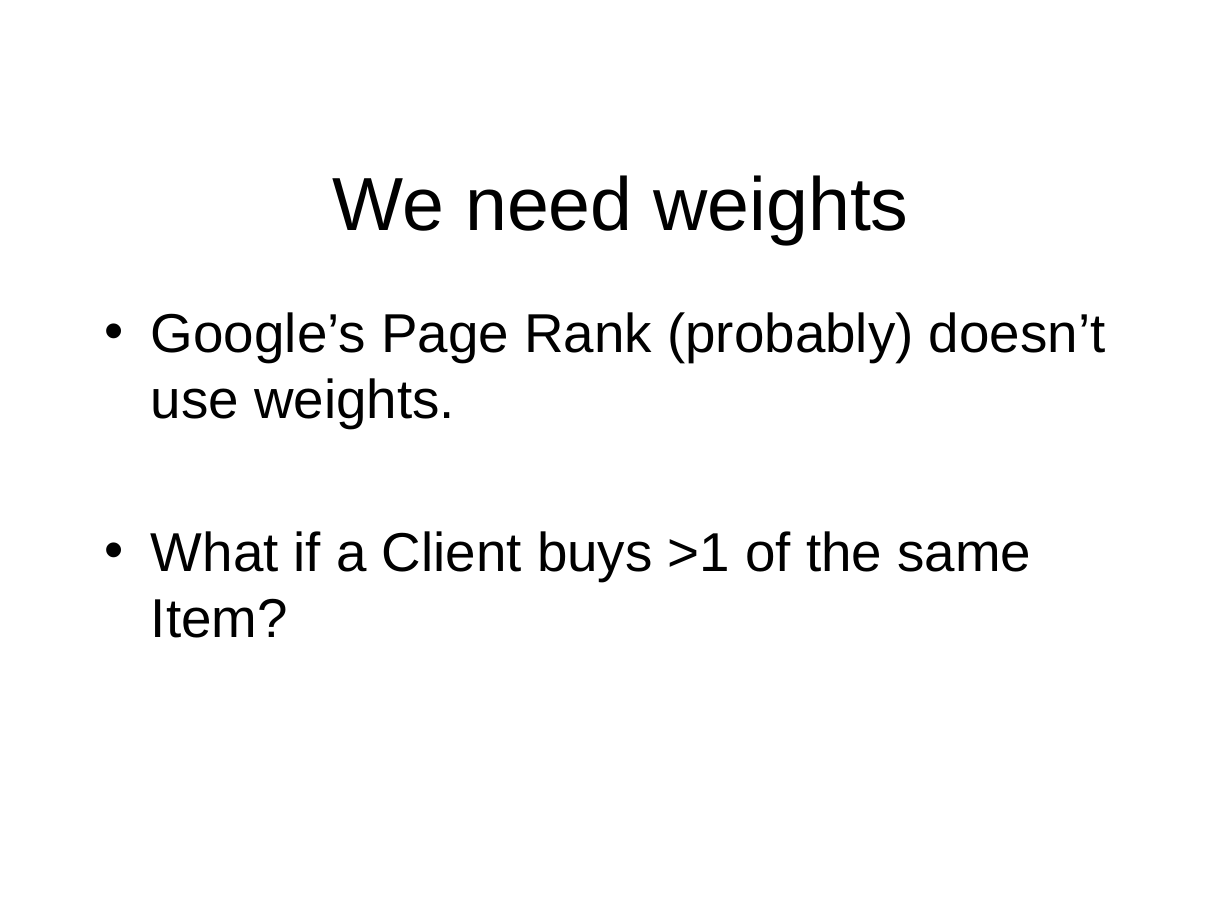
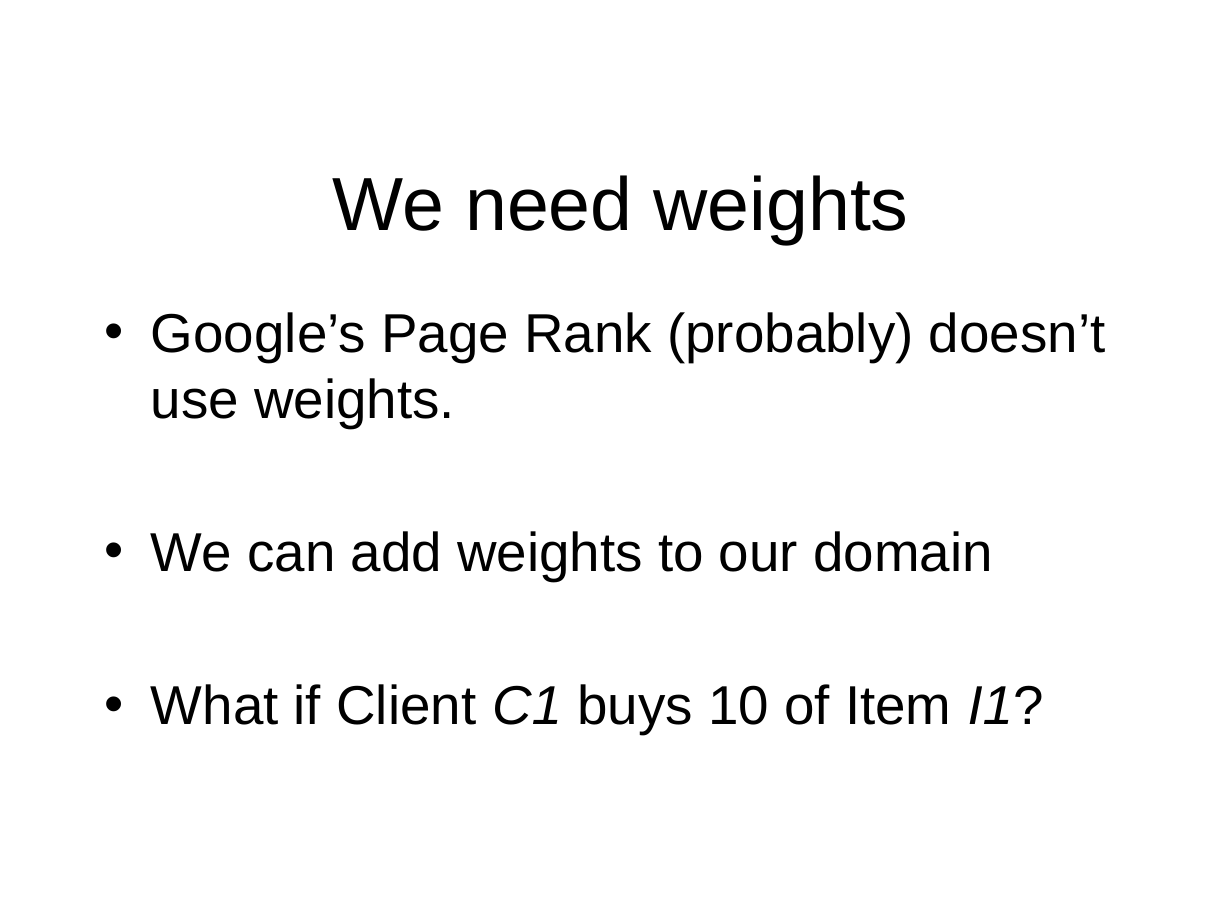
Before and after one commit to nicomp42/CS7081Spring2016Group01FinalProject, a slide deck: slide 7 of Team 01 Final Project.pptx. Drawn at 1232x924 pixels with LibreOffice and Linux fonts; fonts in the diff are those of the drawing; background and template pictures are left out. Boxes give left, top, right and bottom in pixels: in the first picture for what was removed or moved away, otherwise in the second. Text is boxed around its words. In the diff, an @@ line names an element or a change of style, - is before the commit and + after.

```diff
--- a/Team 01 Final Project.pptx
+++ b/Team 01 Final Project.pptx
@@ text at <box>151,531,1044,734</box>: text changed @@
-• What if a Client buys >1 of the same Item?
+• We can add weights to our domain
+• What if Client C1 buys 10 of Item I1?
```
Also in this commit, not shown: 2 other slides changed, 2 slides added, 1 other file.
